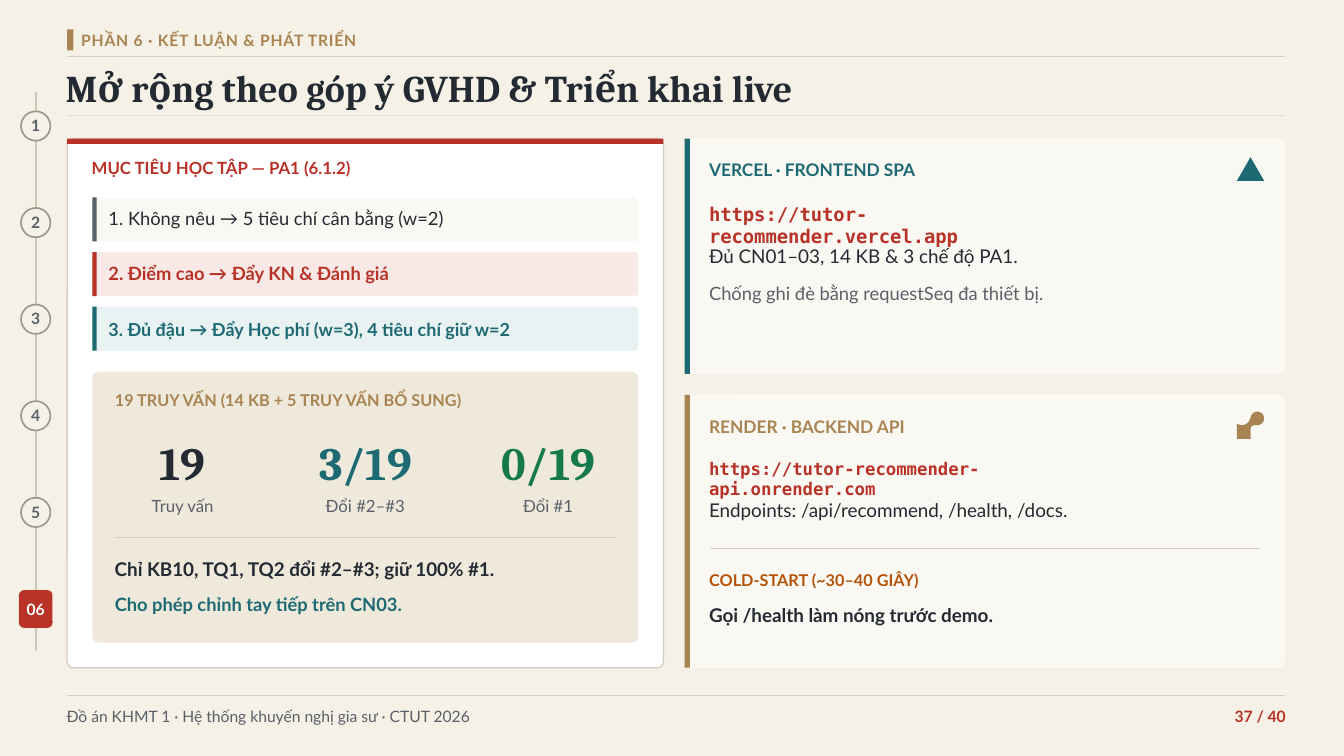
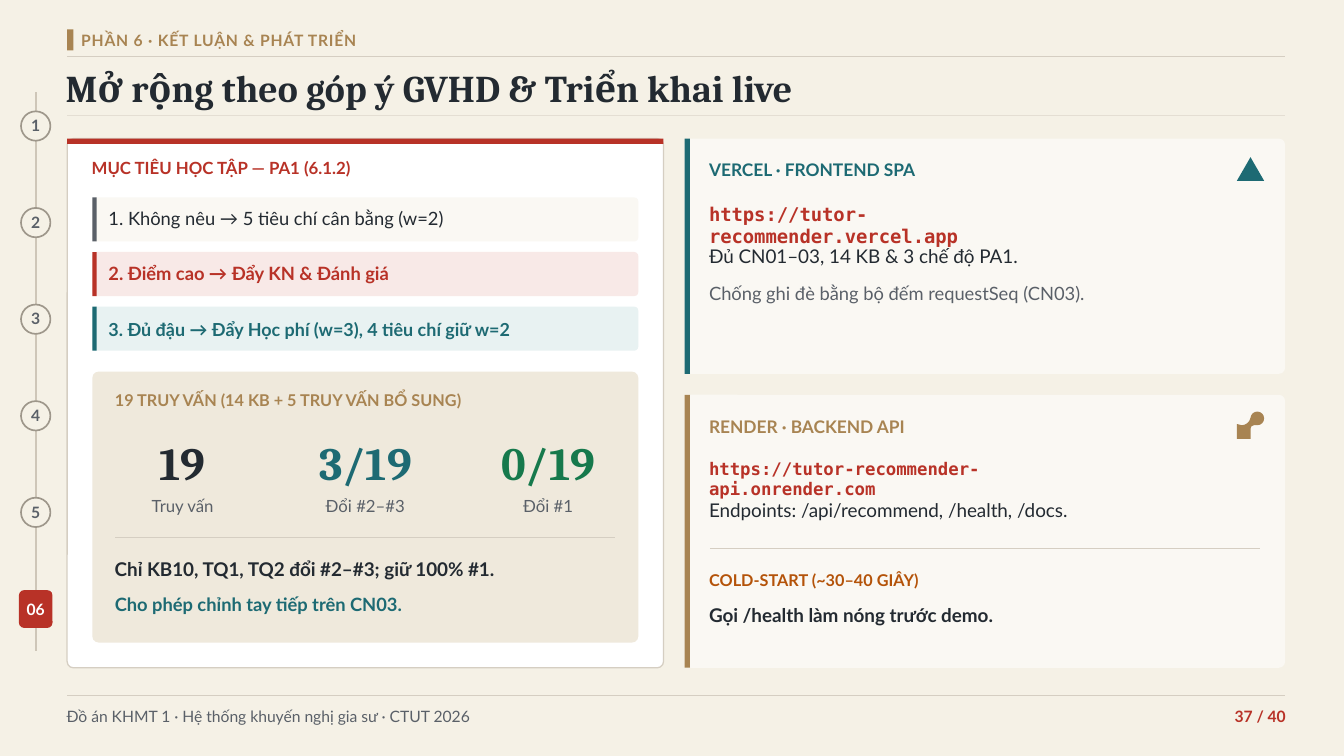
Before and after one commit to tnduckhmt2411011-design/tutor-recommender, a slide deck: slide 37 of docs/thesis/slides/SLIDE_BAO_VE_DO_AN_KHMT1.pptx. Drawn at 1344x756 pixels with LibreOffice and Linux fonts; fonts in the diff are those of the drawing. Boxes give left, top, right and bottom in pixels: in the first picture for what was removed or moved away, otherwise in the second. Text is boxed around its words. In the diff, an @@ line names an element or a change of style, - is before the commit and + after.

```diff
--- a/docs/thesis/slides/SLIDE_BAO_VE_DO_AN_KHMT1.pptx
+++ b/docs/thesis/slides/SLIDE_BAO_VE_DO_AN_KHMT1.pptx
@@ text at (709,284,1084,304): text changed @@
-Chống ghi đè bằng requestSeq đa thiết bị.
+Chống ghi đè bằng bộ đếm requestSeq (CN03).
```
Also in this commit, not shown: 6 other slides changed, 24 other files.
